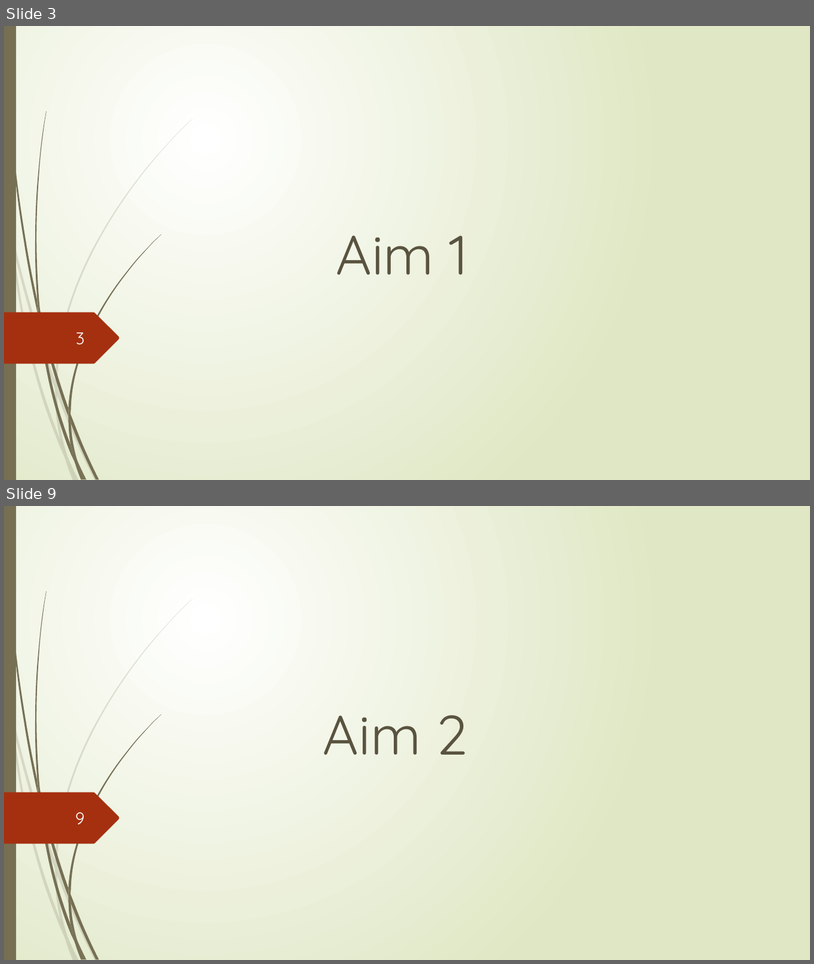
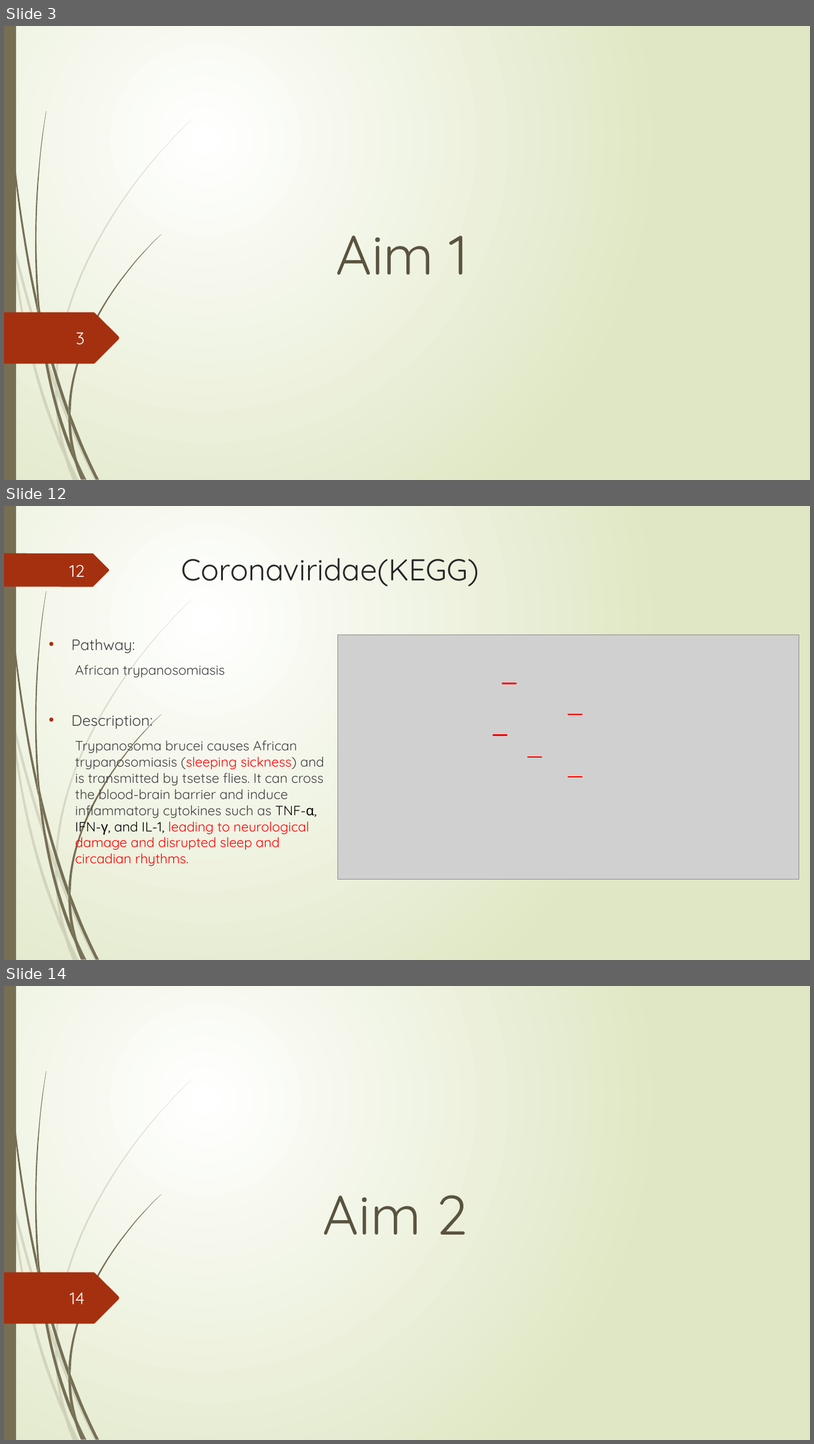
Before and after one commit to Lai-jun-yan/Academia-Sinica-internship-project, a slide deck: 暑期實習進度報告/presentation_final.pptx. Shown one above the other, each under a label of ours: slides 3 and 9 before the commit, slides 3, 12 and 14 after it; the slides between them are not shown. The pictures are 814x964 and 814x1444 pixels, drawn with LibreOffice and Linux fonts; fonts in the diff are those of the drawing; grey boxes stand for pictures. Boxes give left, top, right and bottom in pixels: in the first picture for what was removed or moved away, otherwise in the second. Text is boxed around its words. In the diff, an @@ line names an element or a change of style, - is before the commit and + after.

```diff
--- a/暑期實習進度報告/presentation_final.pptx
+++ b/暑期實習進度報告/presentation_final.pptx
@@ slide 12 added at box(4, 506, 810, 960), background gradient #FFFFFF to #DFE8C4; not listed: 23 template elements that a slide beside it also shows @@
@@ freeform shape added at box(4, 553, 109, 586), fill #A53010 @@
@@ title added at box(182, 558, 480, 586), 36 pt, text #262626 @@
+Coronaviridae(KEGG)
@@ page number added at box(69, 565, 84, 577), 20 pt, text #FEFFFF @@
+12
@@ text added at box(71, 639, 324, 866), 16 pt, text #404040 @@
+• Pathway:
+  African trypanosomiasis
+• Description:
+  Trypanosoma brucei causes African trypanosomiasis (sleeping sickness) and is transmitted by tsetse flies. It can cross the blood-brain barrier and induce inflammatory cytokines such as TNF-α, IFN-γ, and IL-1, leading to neurological damage and disrupted sleep and circadian rhythms.
@@ picture added at box(338, 635, 799, 879) @@
@@ line added from (503, 683) to (516, 683), #FF0000 1.5 pt @@
@@ line added from (569, 715) to (582, 715), #FF0000 1.5 pt @@
@@ line added from (494, 735) to (507, 735), #FF0000 1.5 pt @@
@@ line added from (528, 757) to (542, 757), #FF0000 1.5 pt @@
@@ line added from (569, 777) to (582, 777), #FF0000 1.5 pt @@
@@ what was slide 9 is now slide 14 @@
@@ page number at box(70, 1292, 85, 1304): text changed @@
-9
+14
```
Also in this commit, not shown: 5 slides changed, 18 other slides added, 3 slides removed.
